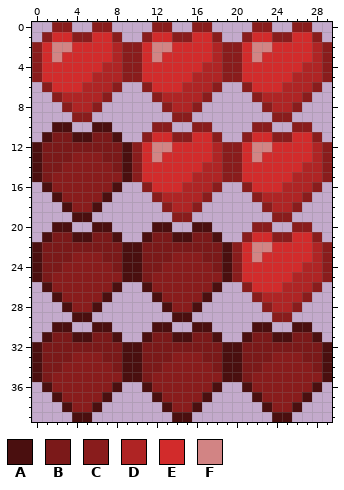
Pixel-art sprite -- src/uk/co/homletmoo/LD23/res/health.png. Above: the version before the commit.
The file is 30x40 pixels.
Palette (. is transparent): A #4a0f0f  B #7b1919  C #891c1c  D #af2424  E #d22b2b  F #d28484
After the commit:
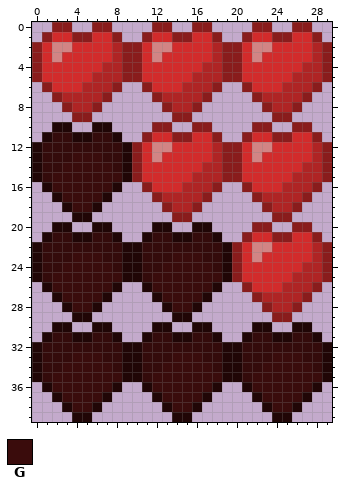
Colours new in this view: G #3a0c0c
Diff:
Colour A changes from #4a0f0f to #200606.
Colour B changes from #7b1919 to #340b0b.
Colour C becomes colour G in row 13 at x 4 to 6; in row 14 at x 3 to 7; in row 15 at x 2 to 8; in row 16 at x 2 to 7; in row 17 at x 3 to 6; in row 18 at x 4 to 5.
Colour C becomes colour G in row 23 at x 4 to 6 and 14 to 16; in row 24 at x 3 to 7 and 13 to 17; in row 25 at x 2 to 8 and 12 to 18; in row 26 at x 2 to 7 and 12 to 17; in row 27 at x 3 to 6 and 13 to 16; in row 28 at x 4 to 5 and 14 to 15.
Colour C becomes colour G in row 33 at x 4 to 6, 14 to 16 and 24 to 26; in row 34 at x 3 to 7, 13 to 17 and 23 to 27; in row 35 at x 2 to 8, 12 to 18 and 22 to 28; in row 36 at x 2 to 7, 12 to 17 and 22 to 27; in row 37 at x 3 to 6, 13 to 16 and 23 to 26; in row 38 at x 4 to 5, 14 to 15 and 24 to 25.
